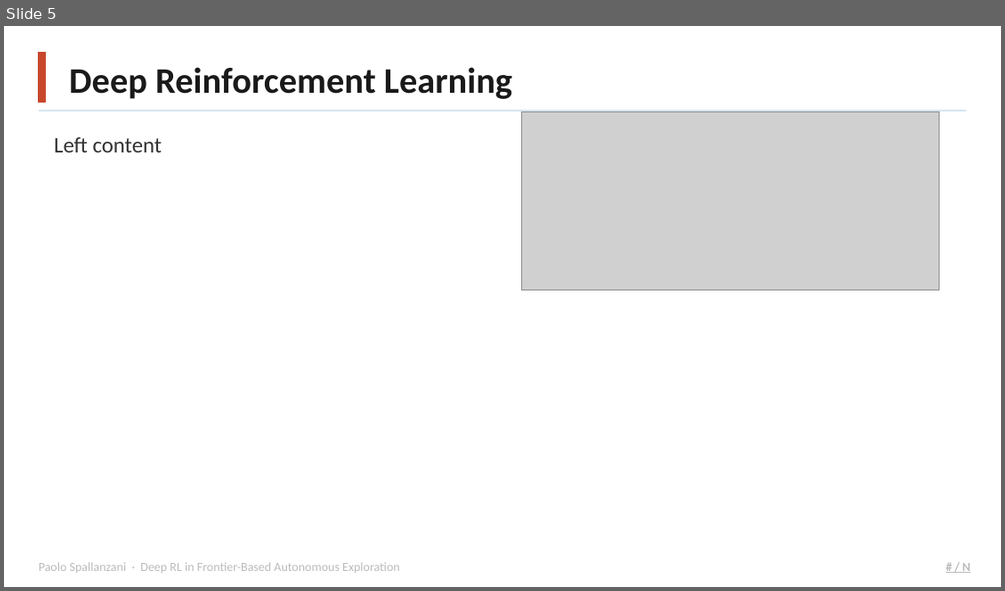
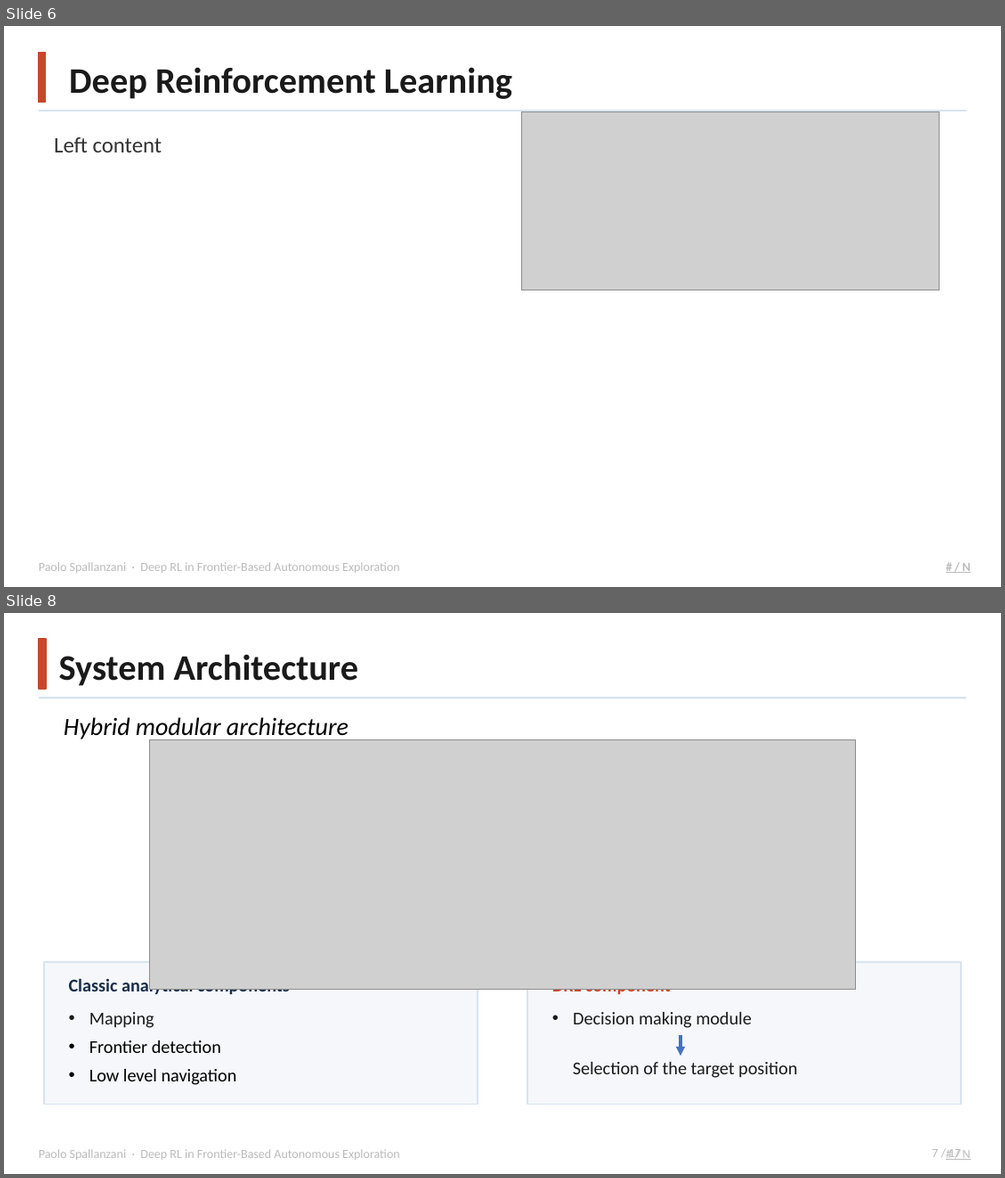
Before and after one commit to Paolo-Spall/presentazione_tesi_dae, a slide deck: presentation_1.pptx. Shown one above the other, each under a label of ours: slide 5 before the commit, slides 6 and 8 after it; the slides between them are not shown. The pictures are 1005x591 and 1005x1178 pixels, drawn with LibreOffice and Linux fonts; fonts in the diff are those of the drawing; grey boxes stand for pictures; background and template pictures are left out. Boxes give left, top, right and bottom in pixels: in the first picture for what was removed or moved away, otherwise in the second. Text is boxed around its words. In the diff, an @@ line names an element or a change of style, - is before the commit and + after.

```diff
--- a/presentation_1.pptx
+++ b/presentation_1.pptx
@@ slide 8 added at box(4, 613, 1001, 1174), background #FFFFFF; not listed: 2 template elements that a slide beside it also shows @@
@@ rectangle added at box(39, 639, 46, 689), fill #C8472C, outline #C8472C 1 pt @@
@@ text added at box(59, 654, 359, 686), 26 pt, text #1A1A1A, bold @@
+System Architecture
@@ line added from (39, 698) to (966, 698), #D6E4F0 1.5 pt @@
@@ text added at box(64, 717, 348, 741), 18 pt, text #000000, italic @@
+Hybrid modular architecture
@@ picture added at box(150, 739, 855, 989) @@
@@ rectangle added at box(44, 962, 477, 1104), fill #F5F7FA, outline #D6E4F0 1 pt @@
@@ text added at box(69, 977, 290, 997), 13 pt, text #1A2E4A, bold @@
+Classic analytical components
@@ rectangle added at box(527, 962, 961, 1104), fill #F5F7FA, outline #D6E4F0 1 pt @@
@@ text added at box(89, 1012, 237, 1085), 13 pt, text #000000 @@
+• Mapping
+• Frontier detection
+• Low level navigation
@@ text added at box(552, 989, 671, 997), 13 pt, text #C8472C, bold @@
+DRL component
@@ text added at box(573, 1012, 752, 1028), 13 pt, text #1A1A1A @@
+• Decision making module
@@ arrow added from (680, 1035) to (680, 1055), #4472C4 2.25 pt @@
@@ text added at box(573, 1062, 797, 1078), 13 pt, text #1A1A1A @@
+Selection of the target position
@@ text added at box(931, 1149, 961, 1159), 9 pt, text #BBBBBB @@
+7 / 17
@@ what was slide 5 is now slide 6 @@
```
Also in this commit, not shown: 3 slides changed, 3 other slides added, 1 slide removed, 2 other files.
